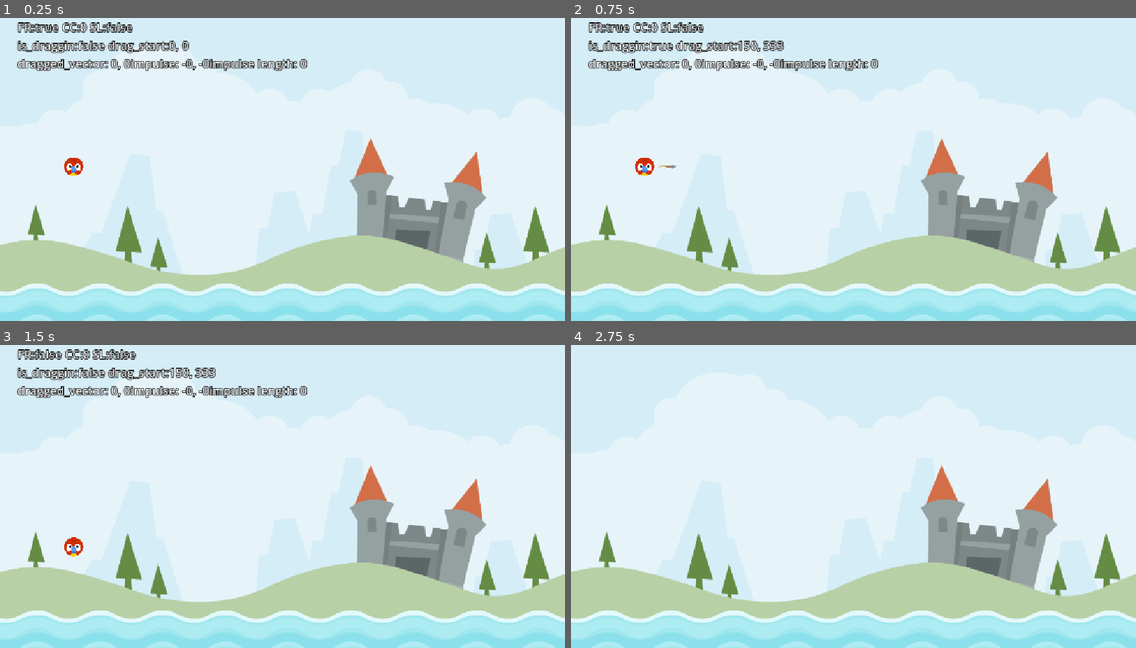
Above: before the commit, frames 1-4 (two rows, left to right).
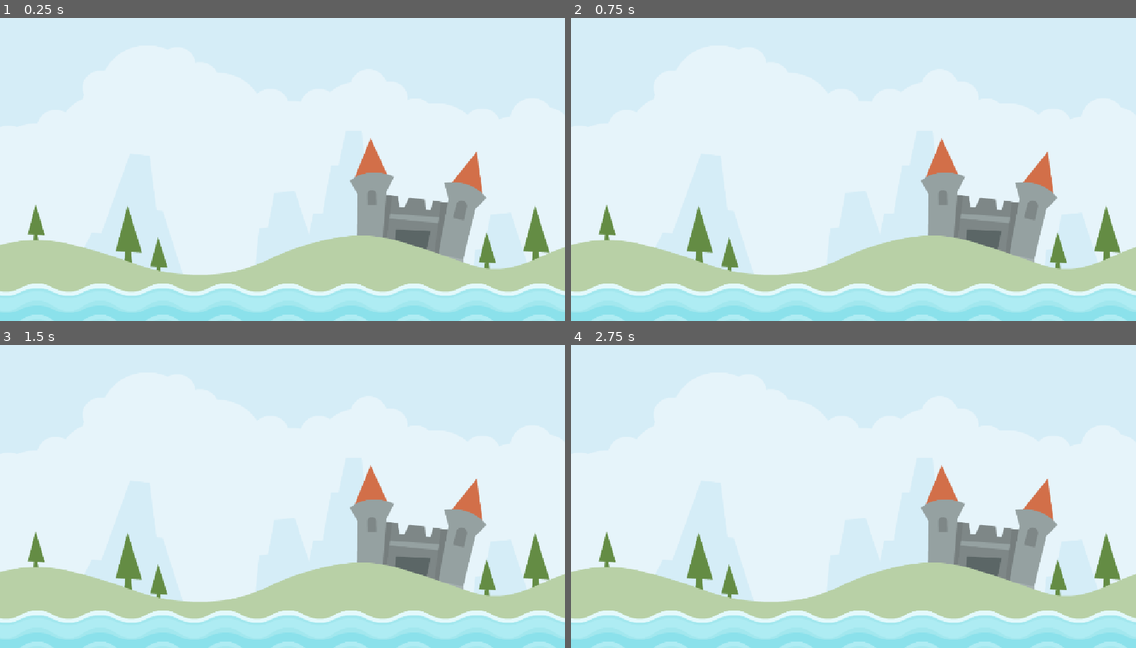
Above: after the commit, the same moments.

Repository: vivianamo/angry-animals
Game: Godot game, scene res://Scenes/LevelBase/level_base.tscn
Same seed, same stepped clock (60 frames per second), same inputs: the game is played once before the commit and once after it.
Inputs (mouse positions are in pixels of both pictures, inside the frame that each line leads up to):
- Up to frame 1 (0.25 s): no input
- Up to frame 2 (0.75 s): tap Enter at 0.5 s; drag from (644, 166) to (910, 90) at 0.52 s
- Up to frame 3 (1.5 s): drag from (169, 505) to (254, 554) at 1.27 s
- Up to frame 4 (2.75 s): move the mouse to (910, 417) at 2.02 s; press the mouse at (910, 417) at 2.03 s; hold Up (ui_up) from 2.03 s (still down)

The runs differ from the first frame. In frame 1, 2.6% of the frame differs, in the area x 3-55%, y 1-52%; in frame 2, 2.8%; in frame 3, 2.8%, in the area x 3-55%, y 1-70%; in frame 4, nothing differs.

Commit message:
Added call_deferred to calling addchild for Animal, because it is a physics thing, and that could mess with physics calculation

Diff:
--- a/Globals/SignalHub.gd
+++ b/Globals/SignalHub.gd
@@ -1 +1,7 @@
 extends Node
+
+
+signal on_animal_died
+
+func emit_on_animal_died() -> void:
+	on_animal_died.emit()
--- a/Scenes/Animal/animal.gd
+++ b/Scenes/Animal/animal.gd
@@ -100,6 +100,7 @@
 	arrow.rotation = (_start - position).angle()
 
 func die() -> void:
+	SignalHub.on_animal_died
 	queue_free()
 
 
--- a/Scenes/LevelBase/level_base.gd
+++ b/Scenes/LevelBase/level_base.gd
@@ -7,10 +7,11 @@
 
 
 func _ready() -> void:
+	SignalHub.on_animal_died.connect(SpawnAnimal)
 	SpawnAnimal()
 
 
 func SpawnAnimal() -> void:
 	var new_animal: Animal = ANIMAL.instantiate()
 	new_animal.position = start.position
-	animal_holder.add_child(new_animal)
+	call_deferred("add_child", animal_holder)
